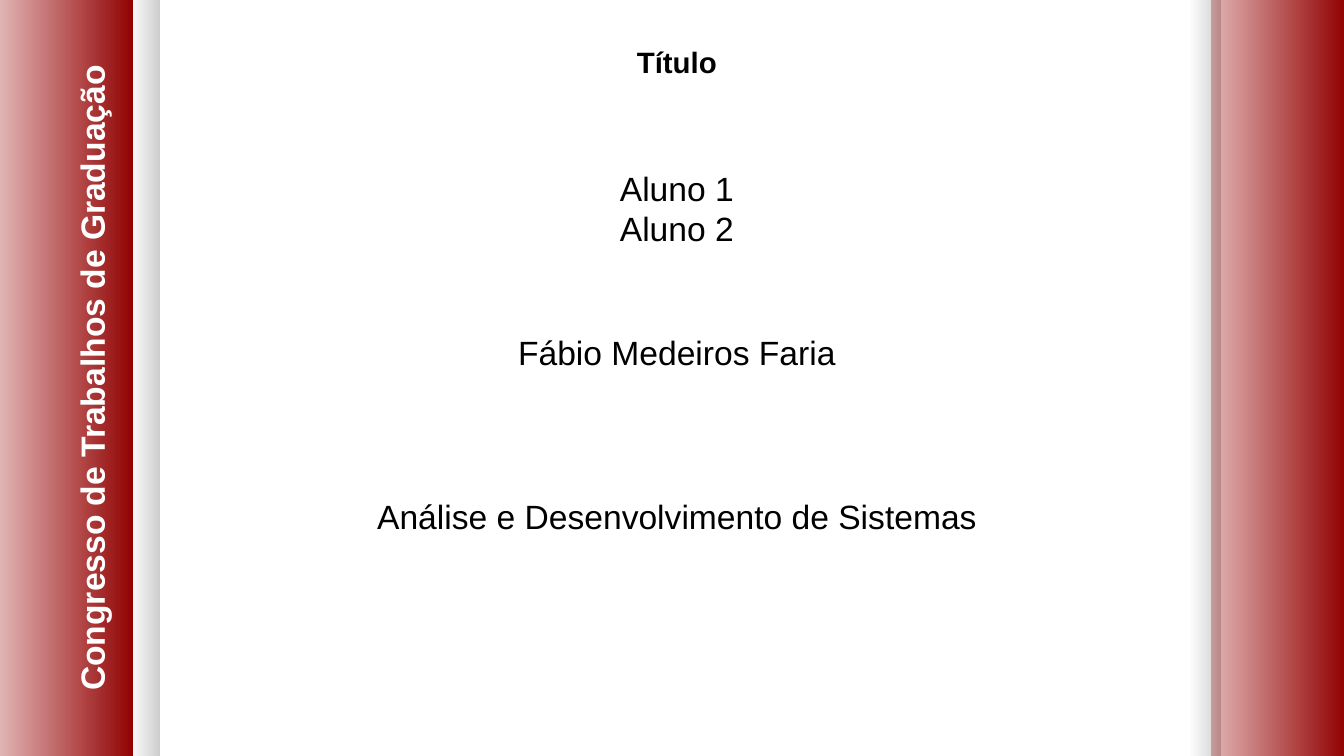
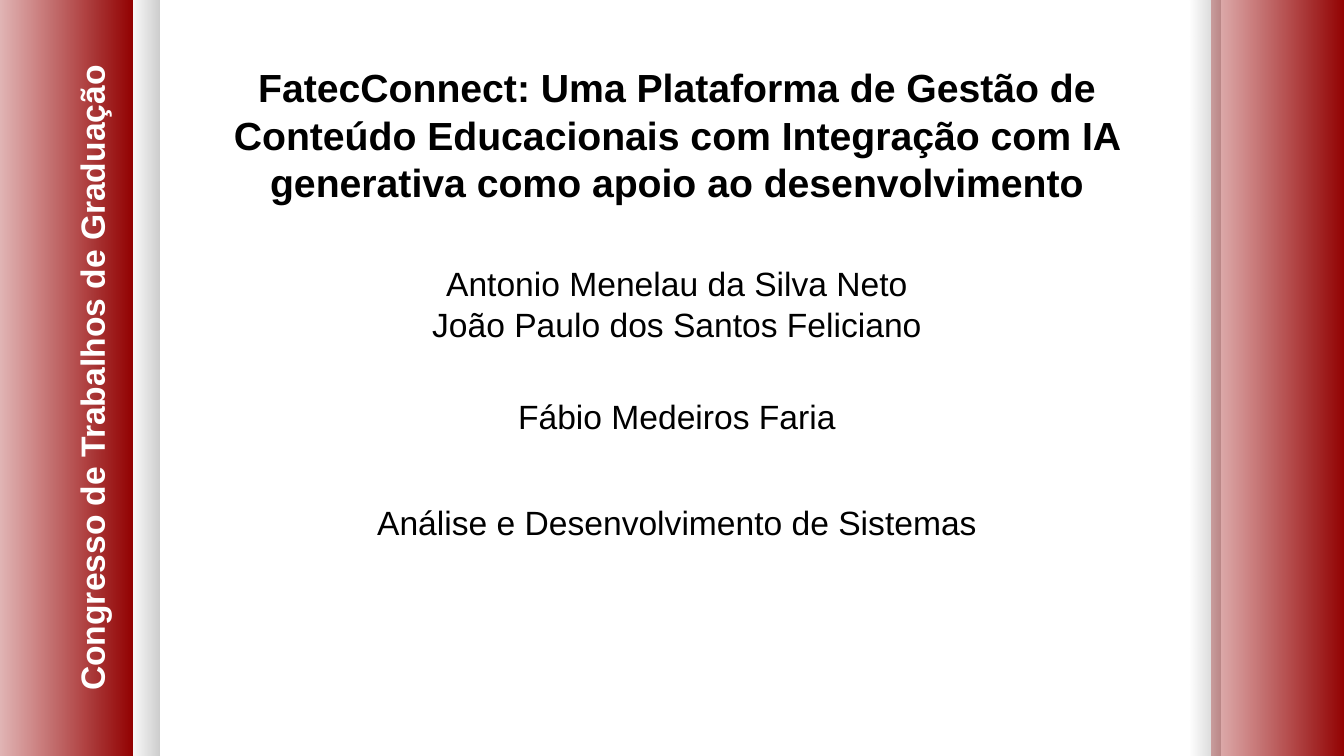
Before and after one commit to AntonioMenelau/FatecConnect-TG, a slide deck: slide 1 of documentação/Apresentação - FatecConnect.pptx. Drawn at 1344x756 pixels with LibreOffice and Linux fonts; fonts in the diff are those of the drawing; background and template pictures are left out. Boxes give left, top, right and bottom in pixels: in the first picture for what was removed or moved away, otherwise in the second. Text is boxed around its words. In the diff, an @@ line names an element or a change of style, - is before the commit and + after.

```diff
--- a/documentação/Apresentação - FatecConnect.pptx
+++ b/documentação/Apresentação - FatecConnect.pptx
@@ text at (x1=234, y1=73, x2=1121, y2=205): text changed; size 21 to 28 pt @@
-Título
+FatecConnect: Uma Plataforma de Gestão de Conteúdo Educacionais com Integração com IA generativa como apoio ao desenvolvimento
@@ text at (x1=432, y1=271, x2=921, y2=338): text changed @@
-Aluno 1
-Aluno 2
+Antonio Menelau da Silva Neto
+João Paulo dos Santos Feliciano
@@ text "Fábio Medeiros Faria" moved from (x1=518, y1=340, x2=836, y2=366) to (x1=518, y1=404, x2=836, y2=430) @@
@@ text "Análise e Desenvolvimento de Sistemas" moved from (x1=377, y1=504, x2=976, y2=530) to (x1=377, y1=510, x2=976, y2=536) @@
```
Also in this commit, not shown: 5 other slides changed, 6 slides added, 1 slide removed.
